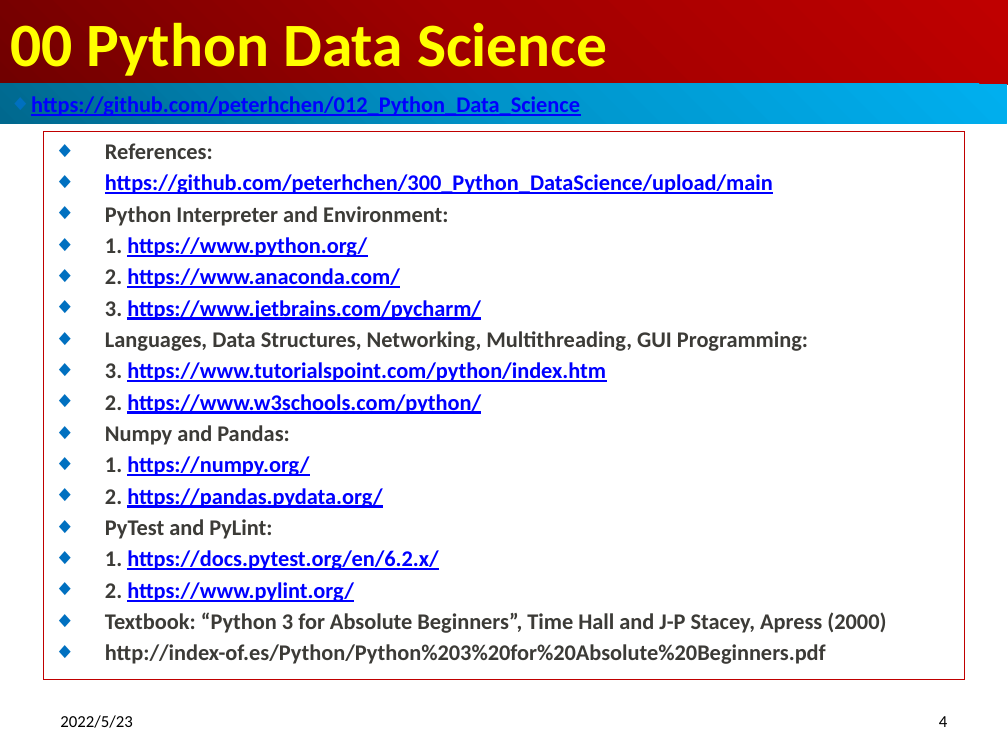
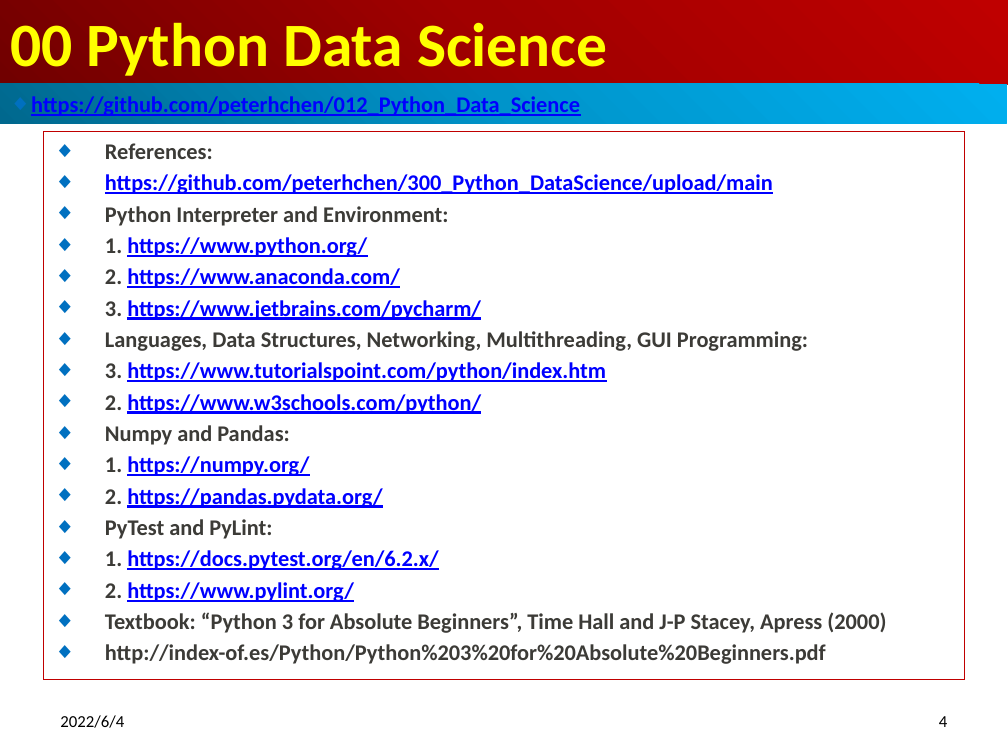
Before and after one commit to peterhchen/012_Python_Data_Science, a slide deck: slide 4 of 00_Python_DataScience_Syllabus.pptx. Drawn at 1008x756 pixels with LibreOffice and Linux fonts; fonts in the diff are those of the drawing. Boxes give left, top, right and bottom in pixels: in the first picture for what was removed or moved away, otherwise in the second. Text is boxed around its words. In the diff, an @@ line names an element or a change of style, - is before the commit and + after.

```diff
--- a/00_Python_DataScience_Syllabus.pptx
+++ b/00_Python_DataScience_Syllabus.pptx
@@ text at (60,715,124,728): text changed @@
-2022/5/23
+2022/6/4
```
Also in this commit, not shown: 5 other slides changed.
